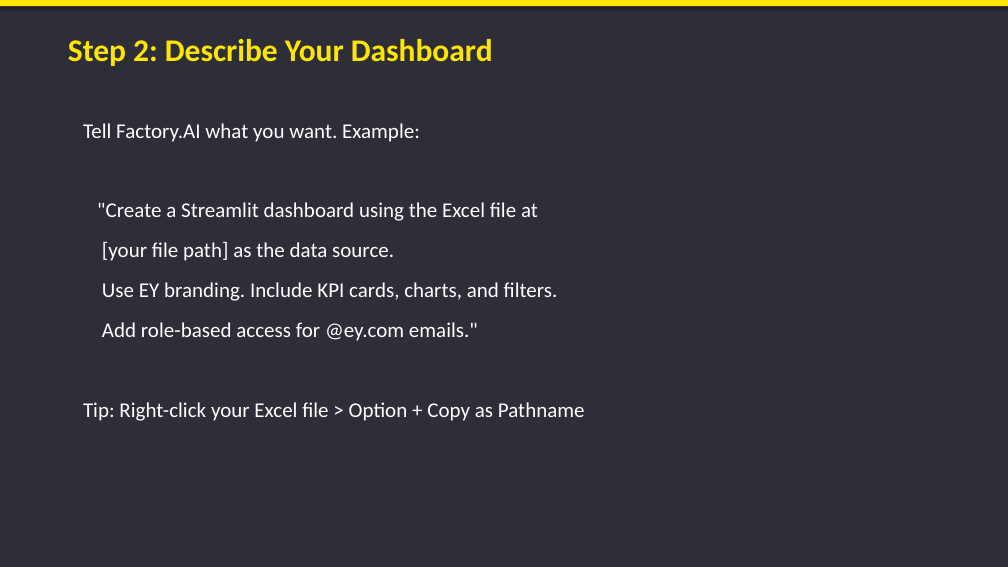
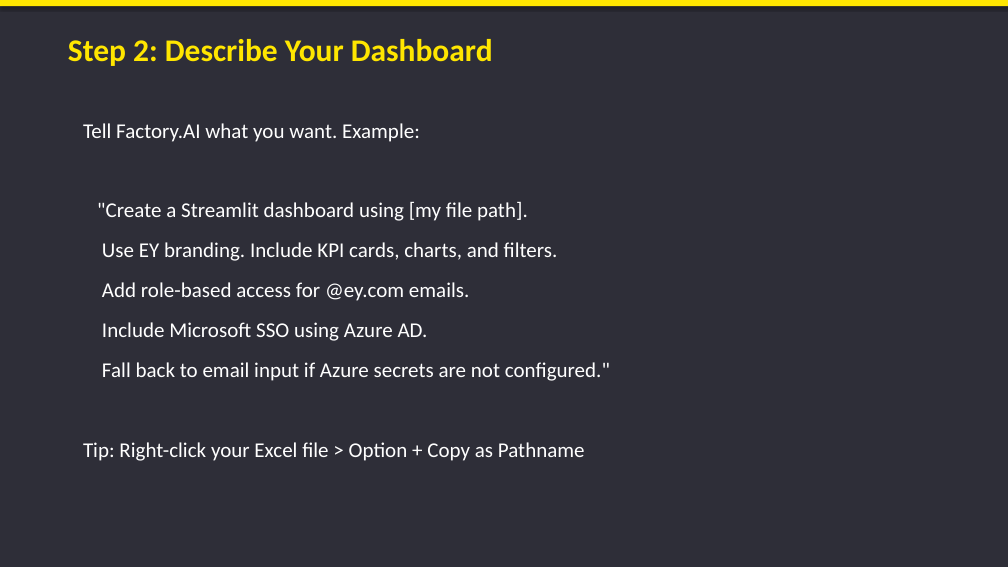
Before and after one commit to JustinDGold/Factory-Dashboard-demo, a slide deck: slide 6 of Factory_AI_Dashboard_Guide.pptx (slide 5 before the commit). Drawn at 1008x567 pixels with LibreOffice and Linux fonts; fonts in the diff are those of the drawing. Boxes give left, top, right and bottom in pixels: in the first picture for what was removed or moved away, otherwise in the second. Text is boxed around its words. In the diff, an @@ line names an element or a change of style, - is before the commit and + after.

```diff
--- a/Factory_AI_Dashboard_Guide.pptx
+++ b/Factory_AI_Dashboard_Guide.pptx
@@ text at (97, 202, 528, 221): text changed @@
-"Create a Streamlit dashboard using the Excel file at
-[your file path] as the data source.
+"Create a Streamlit dashboard using [my file path].
@@ text at (102, 282, 610, 381): text changed @@
-Add role-based access for @ey.com emails."
+Add role-based access for @ey.com emails.
+Include Microsoft SSO using Azure AD.
+Fall back to email input if Azure secrets are not configured."
```
Also in this commit, not shown: 5 other slides changed, 1 slide added, 3 other files.
